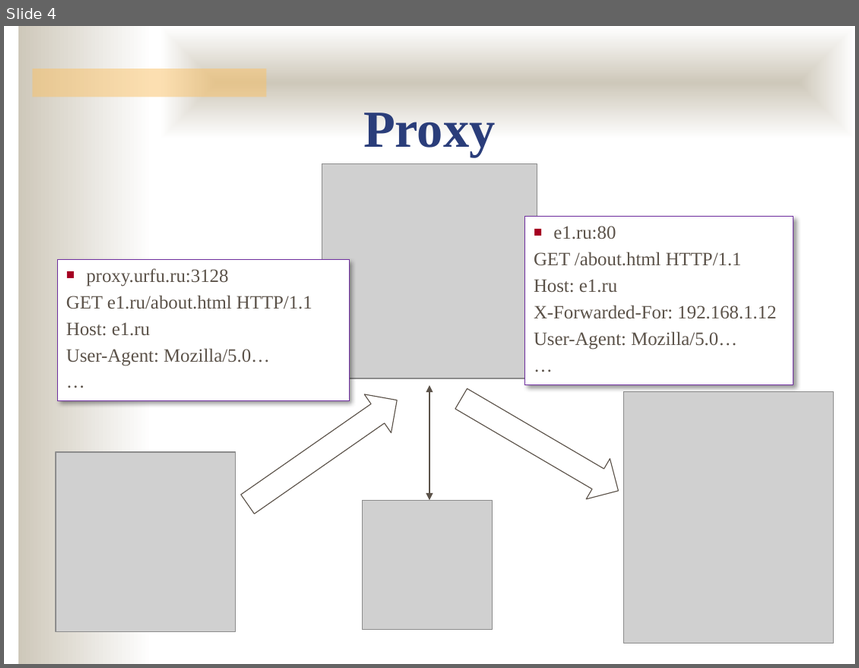
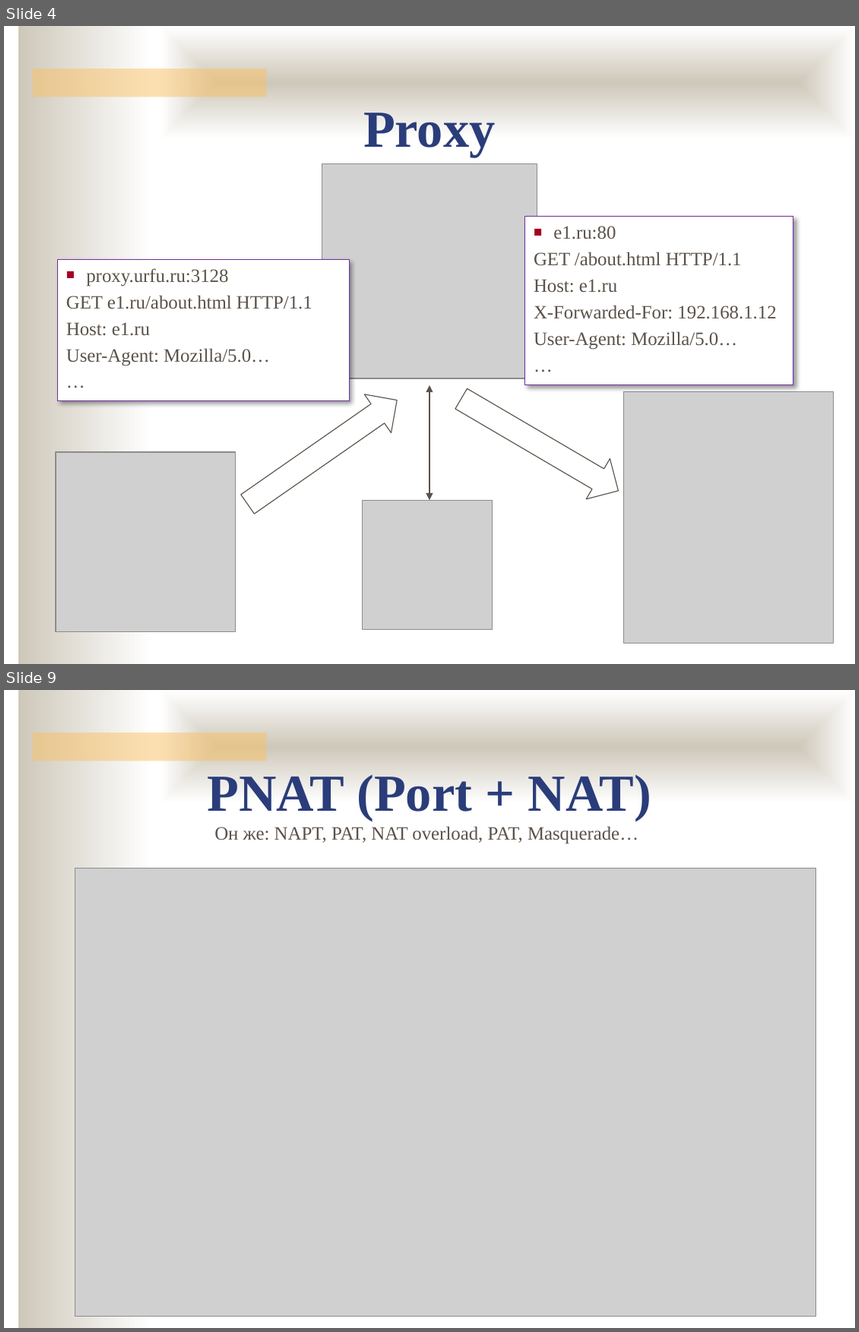
Before and after one commit to ukoloff/nets, a slide deck: lecture/nat.pptx. Shown one above the other, each under a label of ours: slide 4 before the commit, slides 4 and 9 after it; the slides between them are not shown. The pictures are 859x668 and 859x1332 pixels, drawn with LibreOffice and Linux fonts; fonts in the diff are those of the drawing; grey boxes stand for pictures; background and template pictures are left out. Boxes give left, top, right and bottom in pixels: in the first picture for what was removed or moved away, otherwise in the second. Text is boxed around its words. In the diff, an @@ line names an element or a change of style, - is before the commit and + after.

```diff
--- a/lecture/nat.pptx
+++ b/lecture/nat.pptx
@@ slide 9 added at [4,690,855,1328], background #FFFFFF; not listed: 3 template elements that a slide beside it also shows @@
@@ text added at [207,774,652,821], 44 pt, text #2A3D7A, bold @@
+PNAT (Port + NAT)
@@ text added at [215,826,639,844], 16 pt, text #5B5249 @@
+Он же: NAPT, PAT, NAT overload, PAT, Masquerade…
@@ picture added at [75,869,816,1317] @@
```
Also in this commit, not shown: 5 other slides added.
